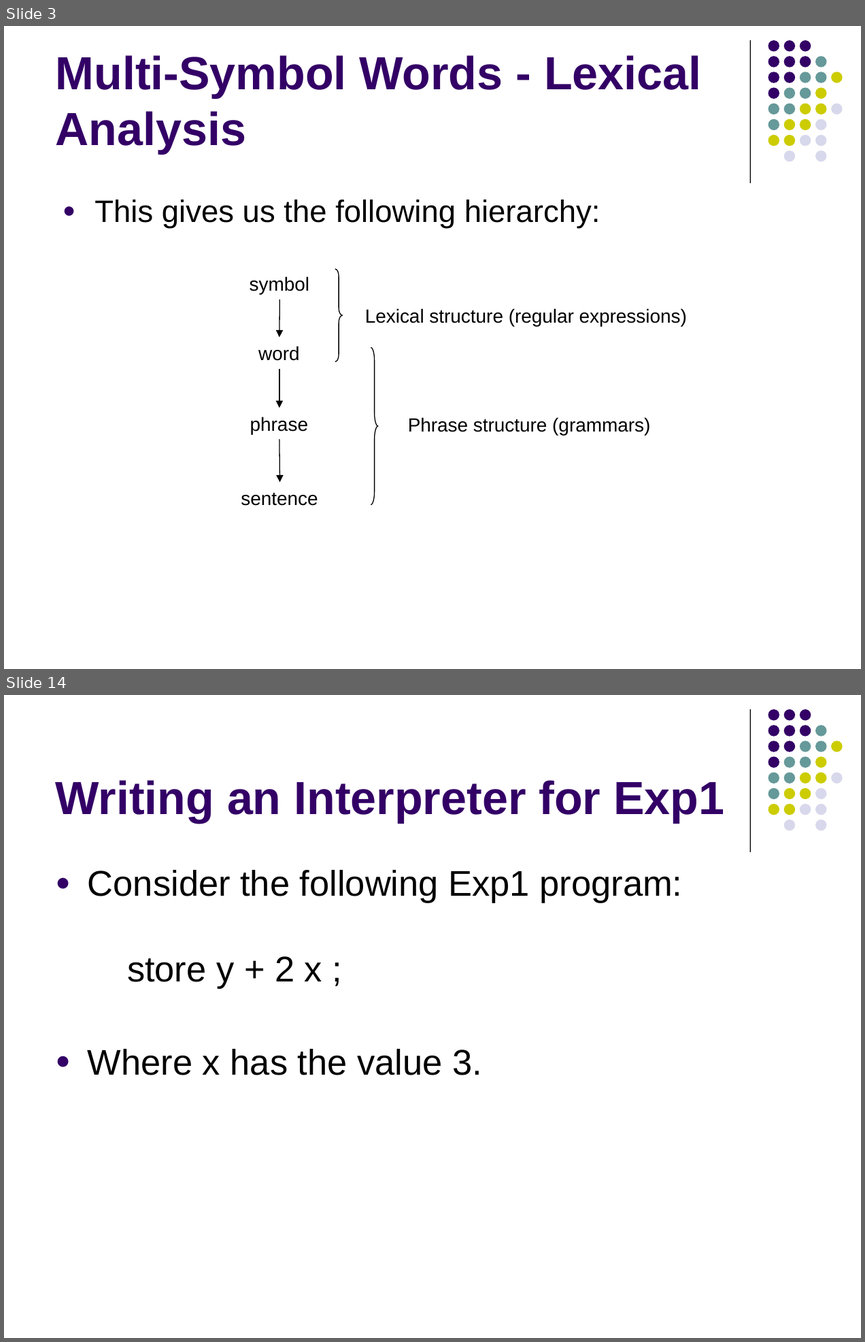
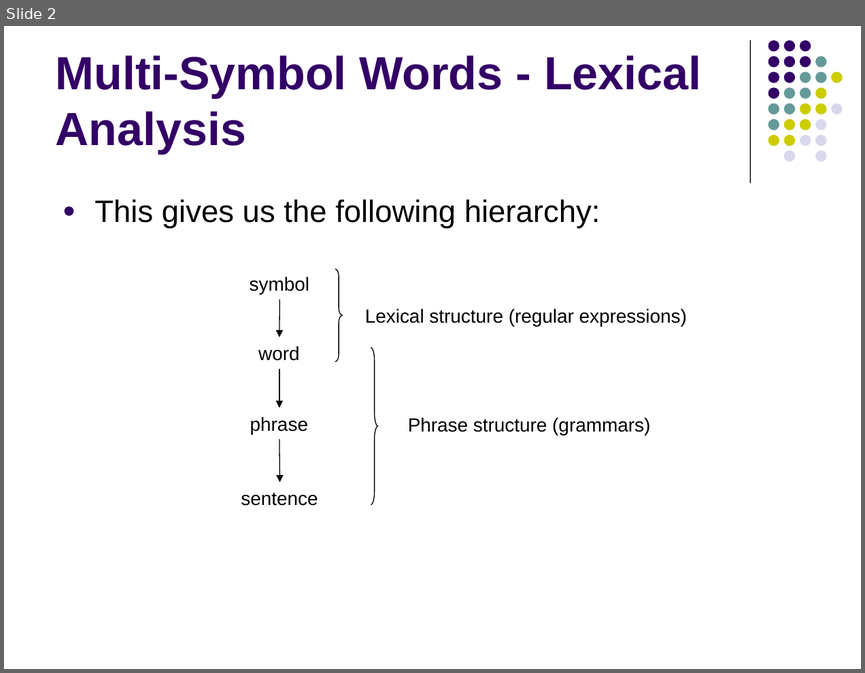
Before and after one commit to lutzhamel/CSC402, a slide deck: notes/csc402-ln004.pptx. Shown one above the other, each under a label of ours: slides 3 and 14 before the commit, slide 2 after it; the slides between them are not shown. The pictures are 865x1342 and 865x673 pixels, drawn with LibreOffice and Linux fonts; fonts in the diff are those of the drawing. Boxes give left, top, right and bottom in pixels: in the first picture for what was removed or moved away, otherwise in the second. Text is boxed around its words. In the diff, an @@ line names an element or a change of style, - is before the commit and + after.

```diff
--- a/notes/csc402-ln004.pptx
+++ b/notes/csc402-ln004.pptx
@@ slide 14 removed at [4, 695, 861, 1338], background #FFFFFF; not listed: 32 template elements that a slide beside it also shows @@
@@ title removed at [56, 780, 724, 823] @@
-Writing an Interpreter for Exp1
@@ text removed at [88, 870, 683, 1075] @@
-● Consider the following Exp1 program:
-  store y + 2 x ;
-● Where x has the value 3.
@@ what was slide 3 is now slide 2 @@
```
Also in this commit, not shown: 3 slides changed, 12 slides added, 30 other slides removed, 2 other files.
